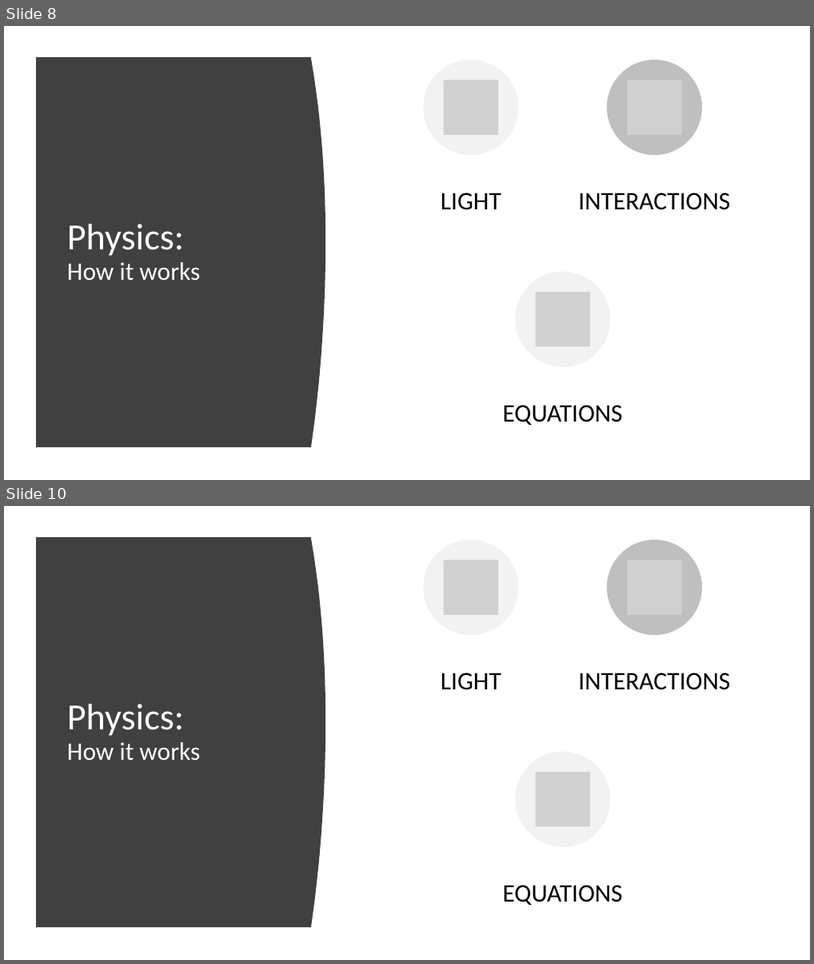
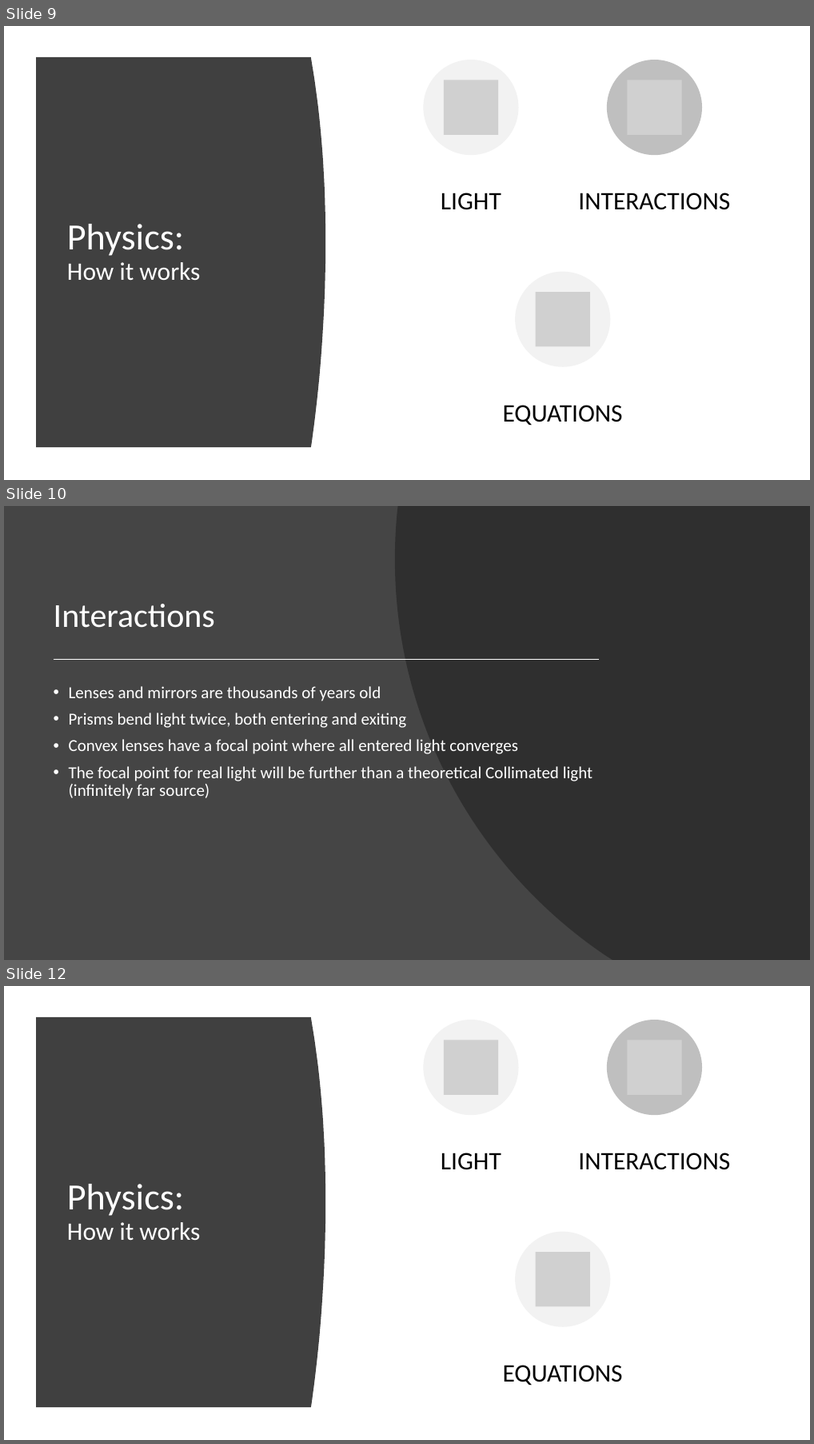
Before and after one commit to beck-peterson/cg2, a slide deck: Computer Graphics Chapter 4 Presentation.pptx. Shown one above the other, each under a label of ours: slides 8 and 10 before the commit, slides 9, 10 and 12 after it; the slides between them are not shown. The pictures are 814x964 and 814x1444 pixels, drawn with LibreOffice and Linux fonts; fonts in the diff are those of the drawing; grey boxes stand for pictures. Boxes give left, top, right and bottom in pixels: in the first picture for what was removed or moved away, otherwise in the second. Text is boxed around its words. In the diff, an @@ line names an element or a change of style, - is before the commit and + after.

```diff
--- a/Computer Graphics Chapter 4 Presentation.pptx
+++ b/Computer Graphics Chapter 4 Presentation.pptx
@@ slide 10 added at <box>4,506,810,960</box>, background #454545 @@
@@ freeform shape added at <box>395,506,810,960</box>, fill #262626 at 70% opacity @@
@@ title added at <box>54,604,215,628</box>, 40 pt, text #FFFFFF @@
+Interactions
@@ line added from (55, 659) to (599, 659), #FFFFFF 1.5 pt @@
@@ text added at <box>69,686,593,799</box>, 20 pt, text #FFFFFF @@
+• Lenses and mirrors are thousands of years old
+• Prisms bend light twice, both entering and exiting
+• Convex lenses have a focal point where all entered light converges
+• The focal point for real light will be further than a theoretical Collimated light (infinitely far source)
@@ what was slide 8 is now slide 9 @@
@@ what was slide 10 is now slide 12 @@
```
Also in this commit, not shown: 3 slides changed, 11 other slides added, 5 slides removed.
